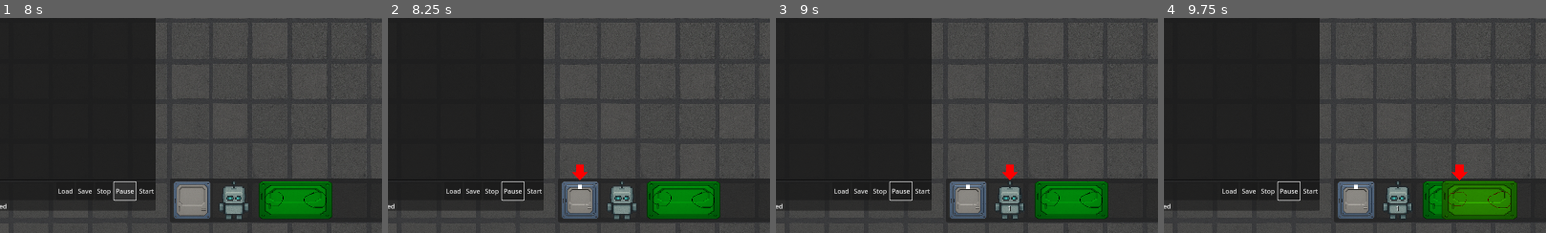
Above: before the commit, frames 1-4 (left to right).
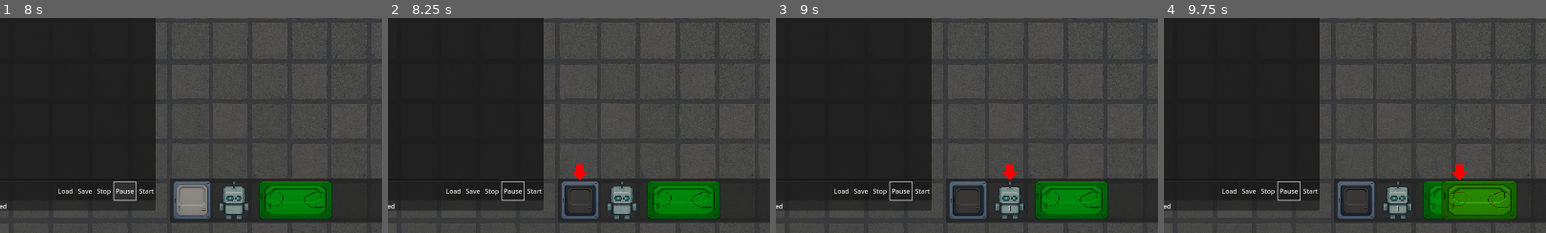
Above: after the commit, the same moments.

Repository: seriousdev-gh/automation-game
Game: Godot game, scene res://scenes/main.tscn
The game is run twice, just before and just after one commit, with the same random seed, the same clock (stepped at 60 frames per second) and the same inputs.
Inputs (mouse positions are % of the whole screen's width and height, from its top left):
- Up to frame 1 (8 s): click (14, 47) at 0.52 s; type "12" at 0.6 s; click "Load" at 1.25 s; click "Save" at 2 s; click "Stop" at 2.75 s; click "Start" at 3.5 s; click "Start" at 4.25 s; click "Stop" at 5 s; click "Stop" at 5.75 s; click "Start" at 6.5 s; click "Pause" at 7.25 s
- Up to frame 2 (8.25 s): drag from (32, 92) to (11, 50) at 8.02 s
- Up to frame 3 (9 s): drag from (37, 92) to (11, 50) at 8.77 s
- Up to frame 4 (9.75 s): move the mouse to (45, 92) at 9.52 s; click (45, 92) at 9.67 s
The pictures show only the part of the screen within x 6-56%, y 50-100%; the shares and areas given below are measured in that part.

Frame 1 is identical in both runs. In frame 2, 1.1% of the frame differs, in the area x 46-55%, y 77-92%; in frame 3, 1.1%; in frame 4, 1.1%.

Commit message:
add items input

Diff:
--- a/entities/assembler/assembler.tscn
+++ b/entities/assembler/assembler.tscn
@@ -11,6 +11,7 @@
 [sub_resource type="CircleShape2D" id="CircleShape2D_yngo0"]
 
 [node name="Assembler" type="Node2D"]
+z_index = 4
 script = ExtResource("1_wltfe")
 
 [node name="PanelWide" type="Sprite2D" parent="."]
--- a/entities/bot/bot.gd
+++ b/entities/bot/bot.gd
@@ -1,4 +1,5 @@
 extends Node2D
+
 var tween_move: Tween = null
 var tween_rotate: Tween = null
 const size = 100
@@ -135,3 +136,6 @@
 		"rotation": rotation,
 		"program_text": program_text,
 	}
+
+func load_from(data):
+	program_text = data["program_text"]
--- a/entities/bot/bot.tscn
+++ b/entities/bot/bot.tscn
@@ -7,6 +7,7 @@
 size = Vector2(100, 100)
 
 [node name="bot" type="Node2D"]
+z_index = 5
 script = ExtResource("1_qpkb6")
 
 [node name="RobotFront" type="Sprite2D" parent="."]
--- a/entities/item/item.tscn
+++ b/entities/item/item.tscn
@@ -7,6 +7,7 @@
 size = Vector2(80, 80)
 
 [node name="item" type="Node2D"]
+z_index = 10
 script = ExtResource("1_6woft")
 
 [node name="ItemCrate" type="Sprite2D" parent="."]
@@ -14,13 +15,14 @@
 scale = Vector2(0.08, 0.08)
 texture = ExtResource("2_6woft")
 
+[node name="Polygon2D" type="Polygon2D" parent="."]
+z_index = 3
+position = Vector2(-5, -39)
+polygon = PackedVector2Array(0, 10, 10, 10, 10, 0, 0, 0)
+
 [node name="Area2D" type="Area2D" parent="." groups=["draggable", "joinable"]]
 collision_layer = 3
 collision_mask = 3
 
 [node name="CollisionShape2D" type="CollisionShape2D" parent="Area2D"]
 shape = SubResource("RectangleShape2D_f61xm")
-
-[node name="Polygon2D" type="Polygon2D" parent="."]
-position = Vector2(-5, -39)
-polygon = PackedVector2Array(0, 10, 10, 10, 10, 0, 0, 0)
--- /dev/null
+++ b/entities/item/item_spawn.gd
@@ -0,0 +1,37 @@
+extends Node2D
+
+@export var item_scene: PackedScene
+
+func start_init():
+	pass
+
+func reset():
+	pass
+
+func cycle(_dt):
+	print("Spawn cycle")
+	print($Area2D.get_overlapping_areas())
+	if $Area2D.get_overlapping_areas().is_empty():
+		var new_node = item_scene.instantiate()
+		new_node.global_position = global_position
+		new_node.global_rotation = global_rotation
+		get_tree().get_root().get_node("main/items").add_child(new_node)
+
+func kind() -> String:
+	return "item_spawns"
+
+func snapToGrid():
+	global_position = global_position.snapped(Vector2(100.0, 100.0))
+
+func save():
+	return {
+		"filename" : get_scene_file_path(),
+		"parent" : get_parent().get_path(),
+		"pos_x" : position.x,
+		"pos_y" : position.y,
+		"rotation": rotation,
+		"item_scene" : item_scene.get_path(),
+	}
+
+func load_from(data):
+	item_scene = load(data["item_scene"])
--- /dev/null
+++ b/entities/item/item_spawn.tscn
@@ -0,0 +1,21 @@
+[gd_scene load_steps=4 format=3 uid="uid://b7liicvn3jssj"]
+
+[ext_resource type="Texture2D" uid="uid://yiosajlnn273" path="res://entities/item/panel.png" id="1_ds6p5"]
+[ext_resource type="Script" uid="uid://b7h4my5w7pjmy" path="res://entities/item/item_spawn.gd" id="1_r8n5a"]
+
+[sub_resource type="RectangleShape2D" id="RectangleShape2D_r8n5a"]
+size = Vector2(71, 72)
+
+[node name="ItemSpawn" type="Node2D"]
+z_index = 1
+script = ExtResource("1_r8n5a")
+
+[node name="Panel" type="Sprite2D" parent="."]
+modulate = Color(0.41, 0.41, 0.41, 1)
+scale = Vector2(0.08, 0.08)
+texture = ExtResource("1_ds6p5")
+
+[node name="Area2D" type="Area2D" parent="." groups=["draggable"]]
+
+[node name="CollisionShape2D" type="CollisionShape2D" parent="Area2D"]
+shape = SubResource("RectangleShape2D_r8n5a")
--- a/scenes/main.gd
+++ b/scenes/main.gd
@@ -1,14 +1,21 @@
 extends Node2D
 
+# z indexes:
+# ui > items > machines, bots > item spawns
+
+
+# delay some logic depending on timer by one frame, to syncronize things
+var timer_timed_out = false
 
 func _ready() -> void:
 	update_selection()
 
 func _on_cycle_timer_timeout() -> void:
-	for bot in $bots.get_children():
-		bot.cycle($cycleTimer.wait_time)
+	for item_spawn in $item_spawns.get_children():
+		item_spawn.cycle($cycleTimer.wait_time)
 	for machine in $machines.get_children():
 		machine.cycle($cycleTimer.wait_time)
+	timer_timed_out = true
 
 func _on_button_start_pressed() -> void:
 	if Globals.is_stopped():
@@ -40,7 +47,7 @@
 		for bot in $bots.get_children():
 			bot.reset()
 		for item in $items.get_children():
-			item.reset()
+			item.queue_free()
 		$cycleTimer.stop()
 
 	Globals.state = Globals.Stopped
@@ -107,8 +114,8 @@
 				else:
 					dragged_node.global_position = drag_start_position
 			else:
-				dragged_node.snapToGrid()
-			if dragged_node.get_parent() == $items:
+				Globals.snapToGrid(dragged_node)
+			if dragged_node.has_method("updateAttachedTransformsSelf"):
 				dragged_node.updateAttachedTransformsSelf()
 		else:
 			dragged_node.queue_free()
@@ -136,9 +143,14 @@
 	%RobotInfo.text = "Selected bot: " + str(selected_node.name)
 
 func _process(_delta):
+	if timer_timed_out:
+		timer_timed_out = false
+		for bot in $bots.get_children():
+			bot.cycle($cycleTimer.wait_time)
+
 	if dragged_node:
 		dragged_node.global_position = get_global_mouse_position() + drag_offset
-		if dragged_node.get_parent() == $items:
+		if dragged_node.has_method("updateAttachedTransformsSelf"):
 			dragged_node.updateAttachedTransformsSelf()
 
 	if selected_node:
@@ -186,21 +198,20 @@
 		save_game("level")
 
 func save_game(file: String):
-	var save_file = FileAccess.open("user://" + file + ".json", FileAccess.WRITE)
+	var content = []
+
 	for node in simulation_nodes():
-		# Check the node is an instanced scene so it can be instanced again during load.
 		if node.scene_file_path.is_empty():
 			print("persistent node '%s' is not an instanced scene, skipped" % node.name)
 			continue
-
-		# Call the node's save function.
 		var node_data = node.call("save")
-
-		# JSON provides a static method to serialized JSON string.
 		var json_string = JSON.stringify(node_data)
-
-		# Store the save dictionary as a new line in the save file.
-		save_file.store_line(json_string)
+		content.push_back(json_string)
+
+	var save_file = FileAccess.open("user://" + file + ".json", FileAccess.WRITE)
+
+	for line in content:
+		save_file.store_line(line)
 
 func load_game(file: String):
 	var path = "user://" + file + ".json"
@@ -222,19 +233,16 @@
 
 		var node_data = json.data
 
-		# Firstly, we need to create the object and add it to the tree and set its position.
 		var new_object = load(node_data["filename"]).instantiate()
 		get_node(node_data["parent"]).add_child(new_object)
 		new_object.position = Vector2(node_data["pos_x"], node_data["pos_y"])
-
-		# Now we set the remaining variables.
-		for i in node_data.keys():
-			if i == "filename" or i == "parent" or i == "pos_x" or i == "pos_y":
-				continue
-			new_object.set(i, node_data[i])
+		new_object.rotation = node_data["rotation"]
+
+		if new_object.has_method("load_from"):
+			new_object.load_from(node_data)
 
 func simulation_nodes():
-	return $bots.get_children() + $items.get_children() + $machines.get_children()
+	return $bots.get_children() + $items.get_children() + $machines.get_children() + $item_spawns.get_children()
 
 func _on_load_button_pressed() -> void:
 	if Globals.is_stopped():
--- a/scenes/main.tscn
+++ b/scenes/main.tscn
@@ -8,6 +8,7 @@
 [ext_resource type="Texture2D" uid="uid://yiosajlnn273" path="res://entities/item/panel.png" id="4_tefeu"]
 [ext_resource type="Texture2D" uid="uid://b22ph5k10i6nu" path="res://entities/bot/robot_front.png" id="5_o6xl0"]
 [ext_resource type="Script" uid="uid://c65lrkaoq4xr3" path="res://scripts/create.gd" id="5_tefeu"]
+[ext_resource type="PackedScene" uid="uid://b7liicvn3jssj" path="res://entities/item/item_spawn.tscn" id="6_choun"]
 [ext_resource type="Texture2D" uid="uid://cl381avnnosis" path="res://entities/assembler/panel_wide.png" id="9_choun"]
 [ext_resource type="PackedScene" uid="uid://2qywjxudlm4q" path="res://entities/assembler/assembler.tscn" id="10_ya4ey"]
 
@@ -67,8 +68,10 @@
 
 [node name="machines" type="Node" parent="."]
 
+[node name="item_spawns" type="Node" parent="."]
+
 [node name="Selection" parent="." instance=ExtResource("4_tbgi4")]
-z_index = 2
+z_index = 100
 position = Vector2(-72.9999, -78)
 
 [node name="DespawnArea" type="Area2D" parent="."]
@@ -189,7 +192,8 @@
 expand_mode = 4
 stretch_mode = 5
 script = ExtResource("5_tefeu")
-scene = ExtResource("4_jyhfs")
+spawn_scene = ExtResource("6_choun")
+item_scene = ExtResource("4_jyhfs")
 
 [node name="TextureRect2" type="TextureRect" parent="Control/PanelContainer2/MarginContainer/HBoxContainer"]
 custom_minimum_size = Vector2(100, 100)
@@ -198,7 +202,7 @@
 expand_mode = 4
 stretch_mode = 5
 script = ExtResource("5_tefeu")
-scene = ExtResource("2_sugp2")
+spawn_scene = ExtResource("2_sugp2")
 
 [node name="TextureRect3" type="TextureRect" parent="Control/PanelContainer2/MarginContainer/HBoxContainer"]
 modulate = Color(0, 1, 0.0833333, 1)
@@ -208,7 +212,7 @@
 expand_mode = 3
 stretch_mode = 4
 script = ExtResource("5_tefeu")
-scene = ExtResource("10_ya4ey")
+spawn_scene = ExtResource("10_ya4ey")
 
 [connection signal="timeout" from="cycleTimer" to="." method="_on_cycle_timer_timeout"]
 [connection signal="child_order_changed" from="bots" to="." method="_on_bots_child_order_changed"]
--- a/scripts/Globals.gd
+++ b/scripts/Globals.gd
@@ -11,3 +11,6 @@
 
 func is_running() -> bool:
 	return state == Running
+
+func snapToGrid(node):
+	node.global_position = node.global_position.snapped(Vector2(100.0, 100.0))
--- a/scripts/create.gd
+++ b/scripts/create.gd
@@ -1,6 +1,7 @@
 extends TextureRect
 
-@export var scene: PackedScene
+@export var spawn_scene: PackedScene
+@export var item_scene: PackedScene
 
 signal on_node_create_started(new_node: Node2D)
 signal on_node_create_finished
@@ -9,7 +10,9 @@
 	if event is InputEventMouseButton and event.button_index == MOUSE_BUTTON_LEFT:
 		if event.pressed:
 			var rect = get_global_rect()
-			var new_node = scene.instantiate()
+			var new_node = spawn_scene.instantiate()
+			if item_scene:
+				new_node.item_scene = item_scene
 			new_node.global_position = rect.position + rect.size / 2.0
 			on_node_create_started.emit(new_node)
 		else:
Not shown, added: entities/item/item_spawn.gd.uid
Not shown: 1 places in scenes/main.tscn that only renumber resources
